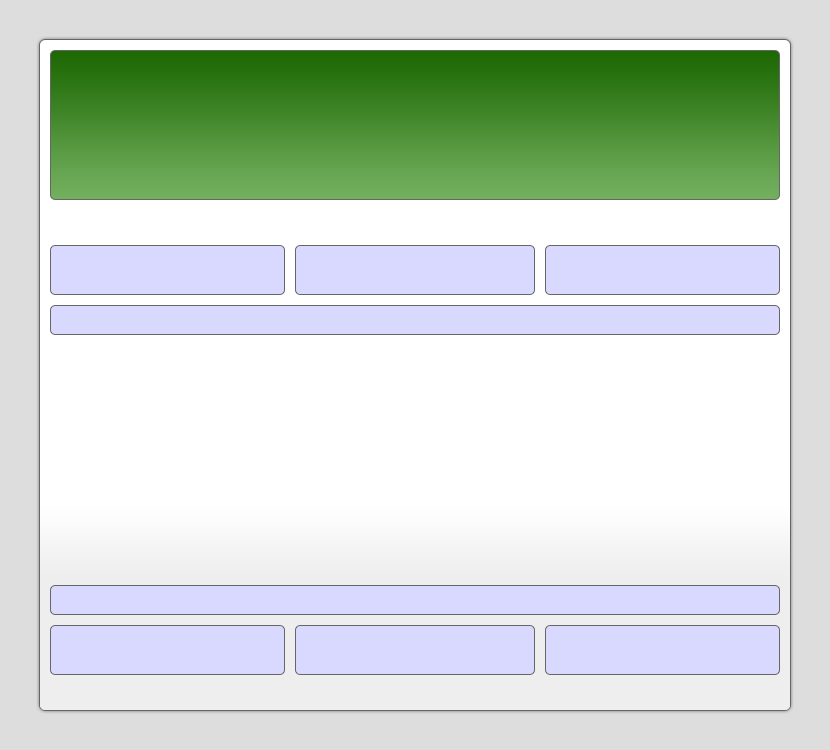
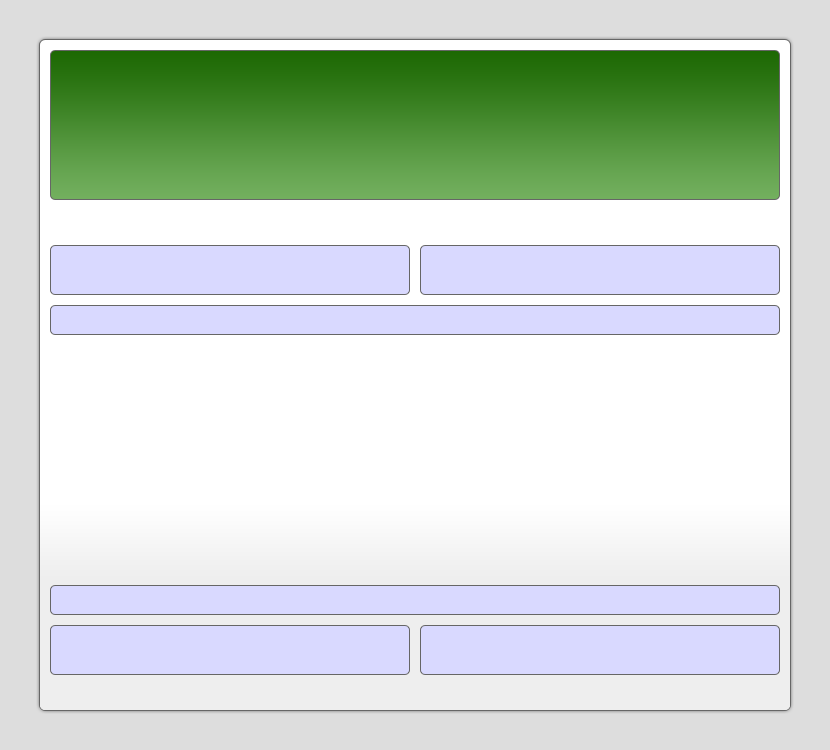
Before/after of a 830×750 layered artwork. What changed in the layer stack:
painted on "header / footer widgets" over (x1=280, y1=245, x2=550, y2=675)
